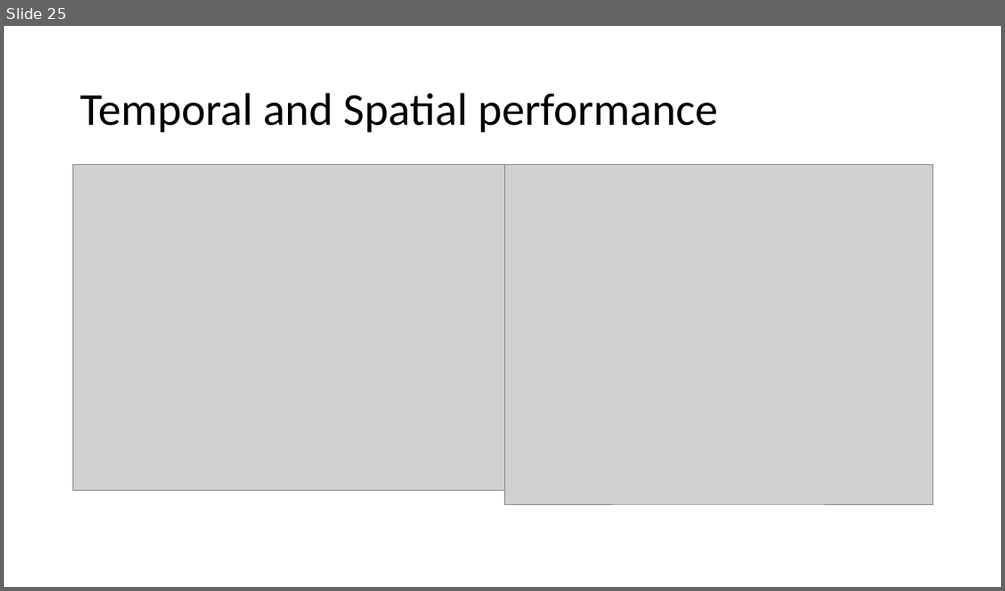
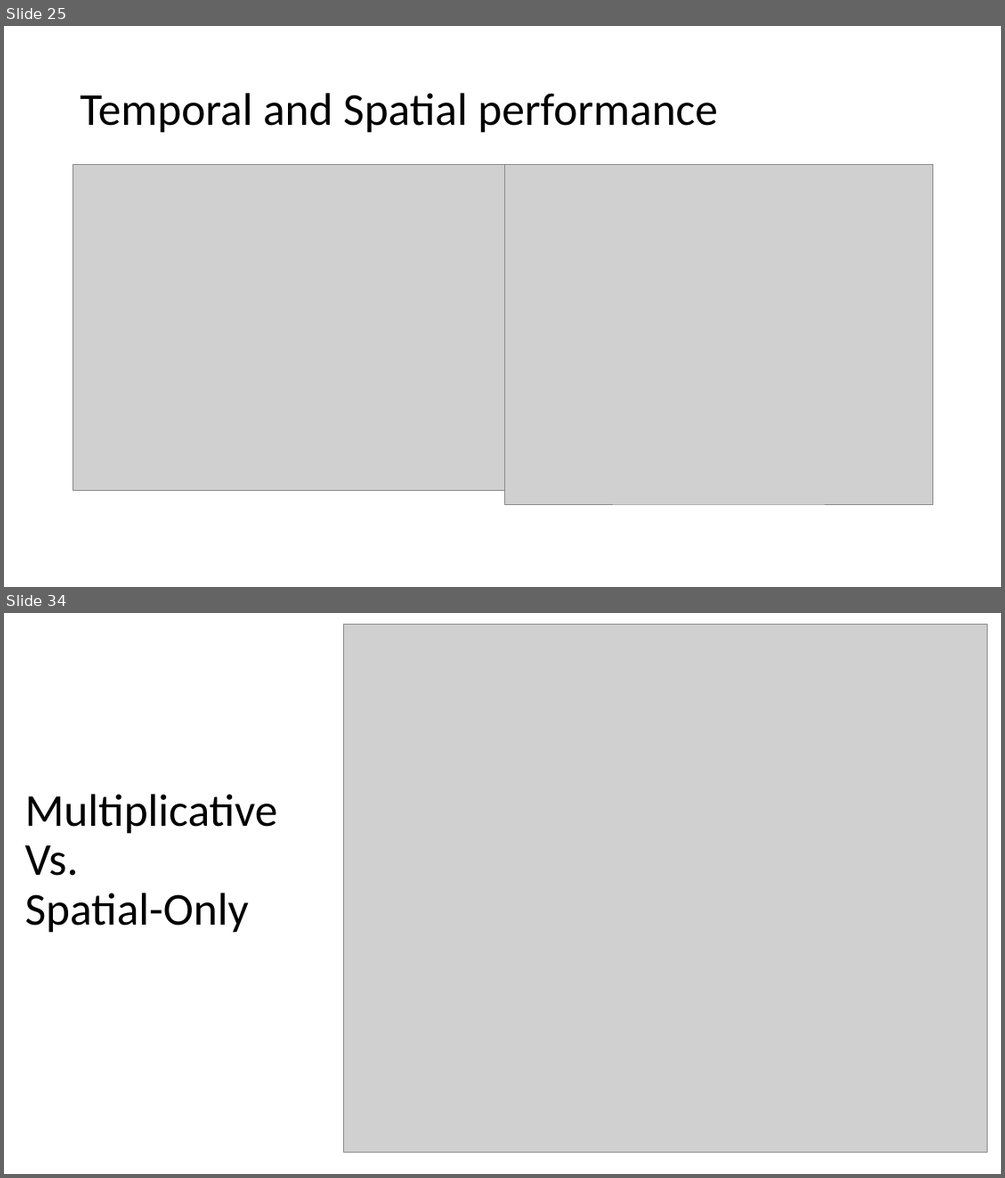
Before and after one commit to OzMashiah/ultra-instinct-modelling, a slide deck: Modeling Results.pptx. Shown one above the other, each under a label of ours: slide 25 before the commit, slides 25 and 34 after it; the slides between them are not shown. The pictures are 1005x591 and 1005x1178 pixels, drawn with LibreOffice and Linux fonts; fonts in the diff are those of the drawing; grey boxes stand for pictures. Boxes give left, top, right and bottom in pixels: in the first picture for what was removed or moved away, otherwise in the second. Text is boxed around its words. In the diff, an @@ line names an element or a change of style, - is before the commit and + after.

```diff
--- a/Modeling Results.pptx
+++ b/Modeling Results.pptx
@@ slide 34 added at (4, 613, 1001, 1174), background #FFFFFF @@
@@ picture added at (343, 625, 987, 1152) @@
@@ title added at (25, 794, 278, 933), 44 pt, text #000000 @@
+Multiplicative
+Vs.
+Spatial-Only
```
Also in this commit, not shown: 1 slide changed, 8 other slides added.
